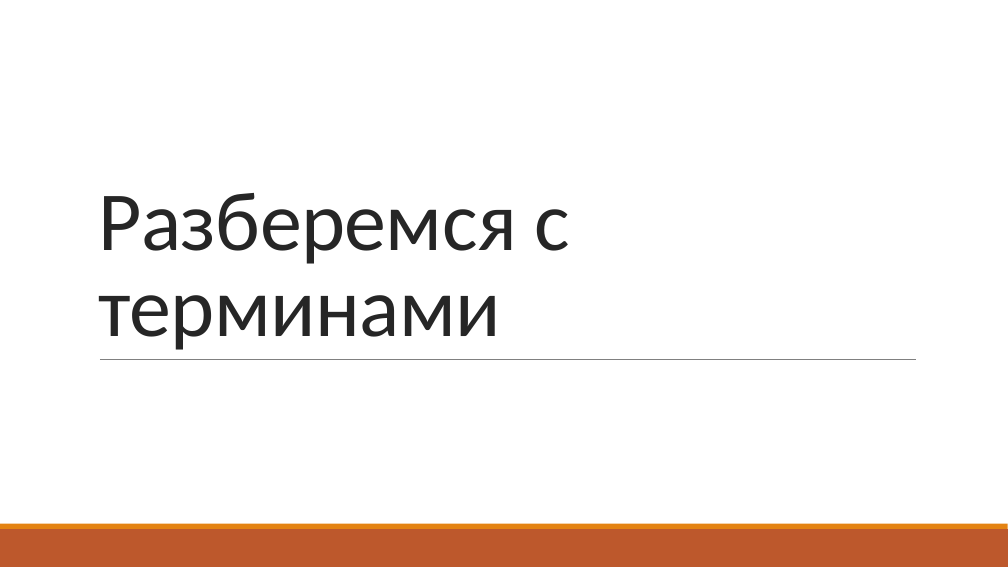
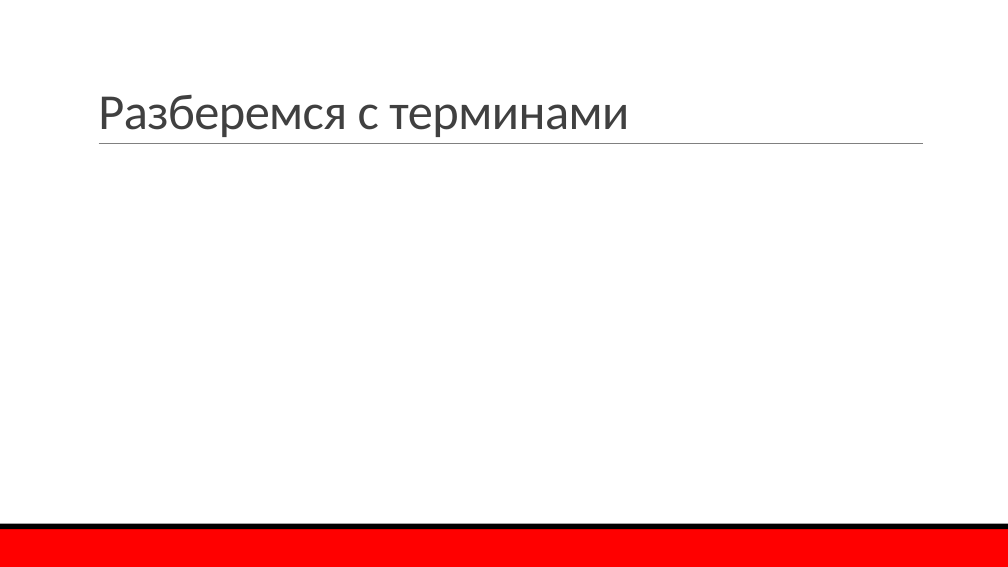
Before and after one commit to mao29/ConcurrencyCookBook, a slide deck: slide 3 of Presentation.pptx. Drawn at 1008x567 pixels with LibreOffice and Linux fonts; fonts in the diff are those of the drawing; background and template pictures are left out. Boxes give left, top, right and bottom in pixels: in the first picture for what was removed or moved away, otherwise in the second. Text is boxed around its words. In the diff, an @@ line names an element or a change of style, - is before the commit and + after.

Commit message:
DisConf style

```diff
--- a/Presentation.pptx
+++ b/Presentation.pptx
@@ title "Разберемся с терминами": place and size @@
-title "Разберемся с терминами" at bbox=[98, 193, 570, 350]
+title "Разберемся с терминами" at bbox=[98, 94, 629, 137]
@@ title "Разберемся с терминами" at bbox=[98, 94, 629, 137]: size 80 to 48 pt, text colour #262626 to #404040 @@
@@ line moved from (100, 359) - (917, 359) to (99, 144) - (923, 144) @@
@@ rectangle at bbox=[0, 529, 1008, 567]: fill #BD582C to #FF0000 @@
@@ rectangle at bbox=[0, 524, 1008, 529]: fill #E48312 to #000000 @@
```
Also in this commit, not shown: 20 other slides changed.
